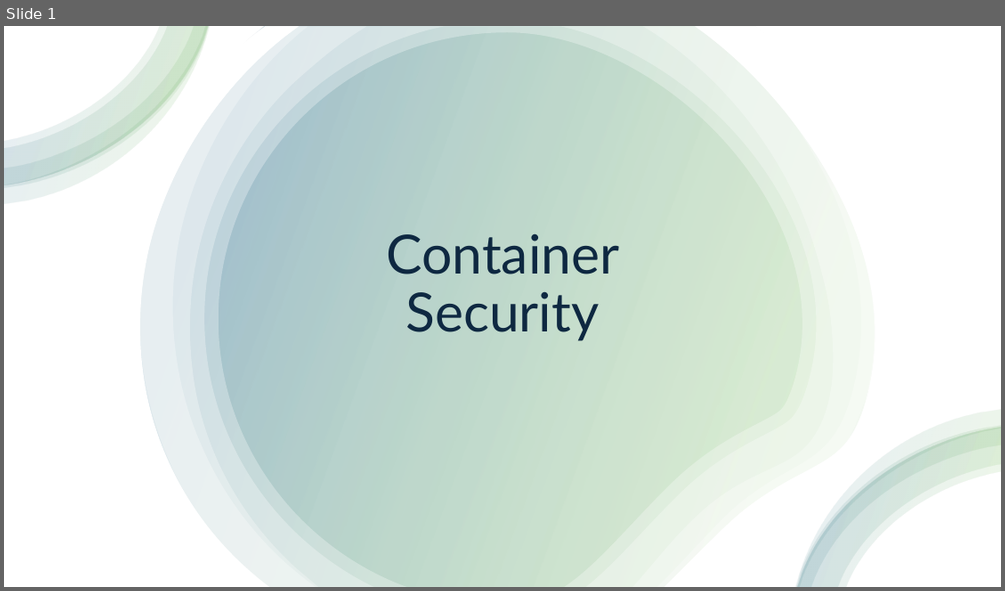
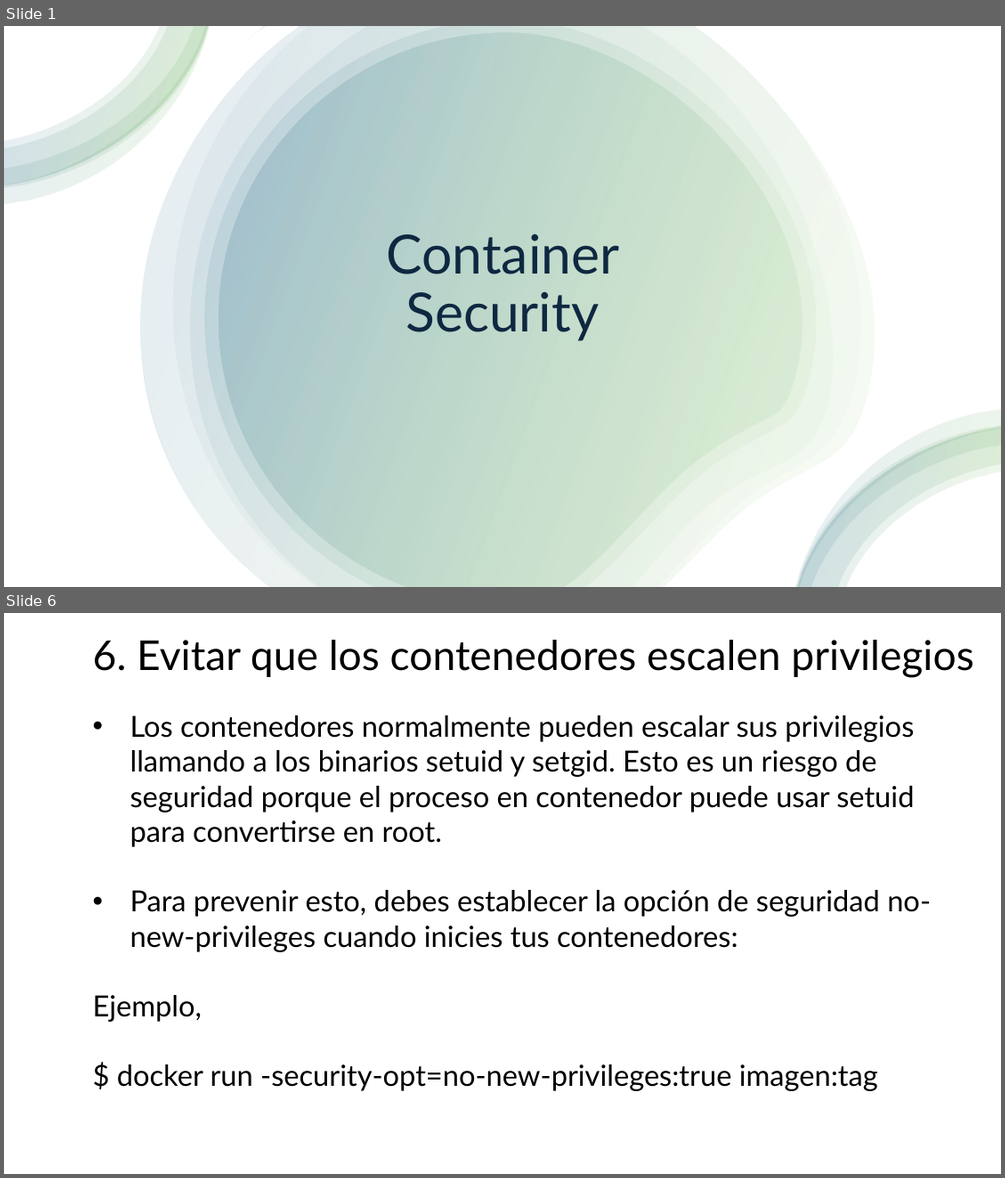
Before and after one commit to jpaniorte/docker25, a slide deck: ppt/6_container_security.pptx. Shown one above the other, each under a label of ours: slide 1 before the commit, slides 1 and 6 after it; the slides between them are not shown. The pictures are 1005x591 and 1005x1178 pixels, drawn with LibreOffice and Linux fonts; fonts in the diff are those of the drawing. Boxes give left, top, right and bottom in pixels: in the first picture for what was removed or moved away, otherwise in the second. Text is boxed around its words. In the diff, an @@ line names an element or a change of style, - is before the commit and + after.

```diff
--- a/ppt/6_container_security.pptx
+++ b/ppt/6_container_security.pptx
@@ slide 6 added at box(4, 613, 1001, 1174), background #FFFFFF @@
@@ title added at box(93, 640, 973, 678), 39.6 pt, text #000000 @@
+6. Evitar que los contenedores escalen privilegios
@@ text added at box(93, 715, 930, 1091), 28 pt, text #000000 @@
+• Los contenedores normalmente pueden escalar sus privilegios llamando a los binarios setuid y setgid. Esto es un riesgo de seguridad porque el proceso en contenedor puede usar setuid para convertirse en root.
+• Para prevenir esto, debes establecer la opción de seguridad no-new-privileges cuando inicies tus contenedores:
+Ejemplo,
+$ docker run -security-opt=no-new-privileges:true imagen:tag
```
Also in this commit, not shown: 1 slide changed, 5 other slides added, 5 slides removed, 2 other files.
